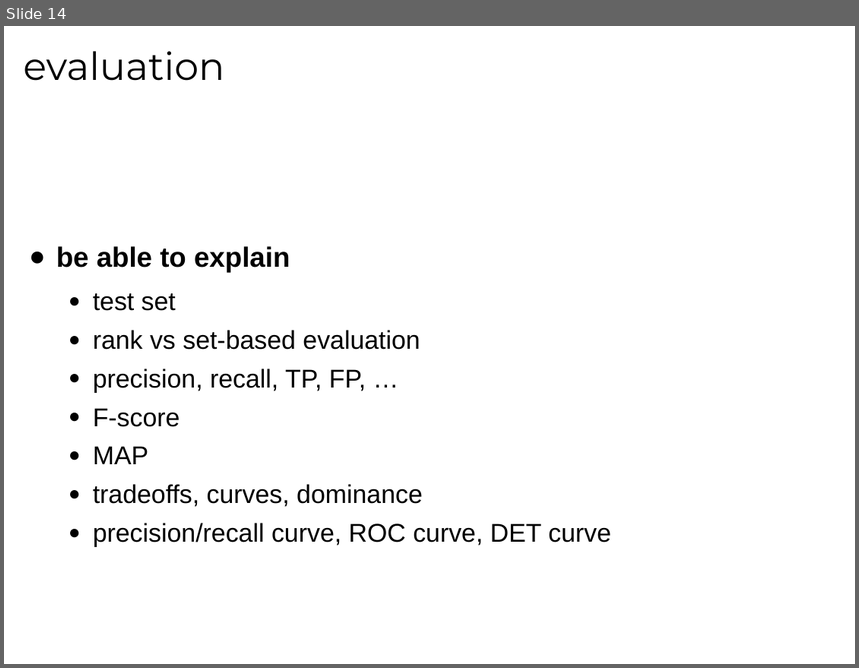
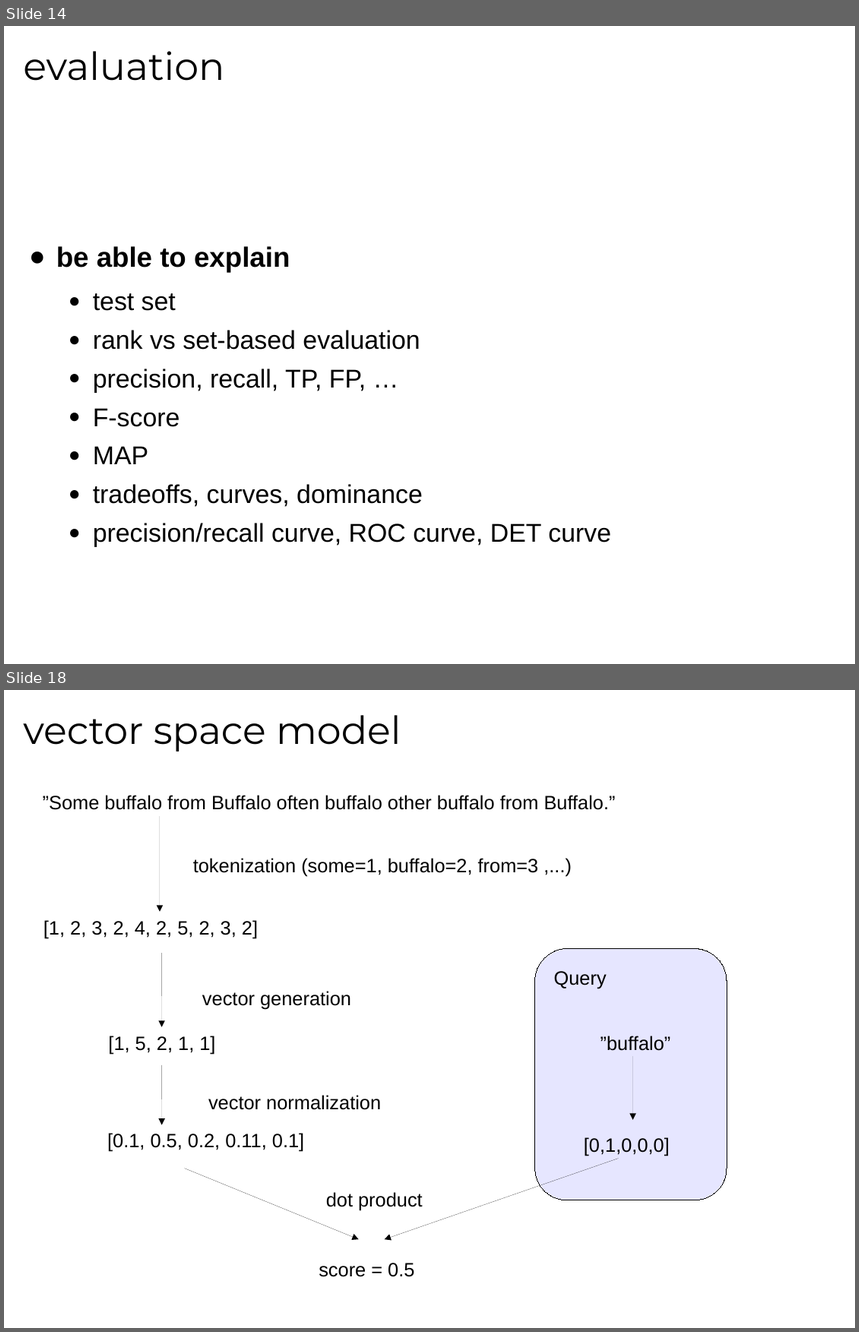
Before and after one commit to tmbdev-teaching/teaching-mmir, a slide deck: 01-ir.odp. Shown one above the other, each under a label of ours: slide 14 before the commit, slides 14 and 18 after it; the slides between them are not shown. The pictures are 859x668 and 859x1332 pixels, drawn with LibreOffice and Linux fonts; fonts in the diff are those of the drawing. Boxes give left, top, right and bottom in pixels: in the first picture for what was removed or moved away, otherwise in the second. Text is boxed around its words. In the diff, an @@ line names an element or a change of style, - is before the commit and + after.

Commit message:
More lecture 1 stuff.

```diff
--- a/01-ir.odp
+++ b/01-ir.odp
@@ slide 18 added at (4, 690, 855, 1328), background #FFFFFF @@
@@ title added at (23, 715, 401, 752), 36 pt, text #000000 @@
+vector space model
@@ text added at (43, 795, 616, 810), 18 pt, text #000000 @@
+”Some buffalo from Buffalo often buffalo other buffalo from Buffalo.”
@@ arrow added from (160, 816) to (160, 912), #000000 0 pt @@
@@ text added at (193, 858, 539, 877), 18 pt, text #000000 @@
+tokenization (some=1, buffalo=2, from=3 ,...)
@@ text added at (44, 920, 258, 939), 18 pt, text #000000 @@
+[1, 2, 3, 2, 4, 2, 5, 2, 3, 2]
@@ arrow added from (161, 954) to (161, 1027), #000000 0 pt @@
@@ freeform shape added at (535, 948, 727, 1201), fill #E6E6FF, outline #000000 0 pt @@
@@ text added at (554, 971, 607, 989), 18 pt, text #000000 @@
+Query
@@ text added at (202, 991, 351, 1010), 18 pt, text #000000 @@
+vector generation
@@ text added at (108, 1036, 215, 1054), 18 pt, text #000000 @@
+[1, 5, 2, 1, 1]
@@ text added at (601, 1036, 671, 1051), 18 pt, text #000000 @@
+”buffalo”
@@ arrow added from (161, 1065) to (161, 1125), #000000 0 pt @@
@@ arrow added from (633, 1057) to (633, 1120), #000000 0 pt @@
@@ text added at (208, 1095, 381, 1110), 18 pt, text #000000 @@
+vector normalization
@@ text added at (107, 1133, 304, 1152), 18 pt, text #000000 @@
+[0.1, 0.5, 0.2, 0.11, 0.1]
@@ text added at (584, 1138, 670, 1156), 18 pt, text #000000 @@
+[0,1,0,0,0]
@@ arrow added from (619, 1159) to (385, 1240), #000000 0 pt @@
@@ arrow added from (185, 1169) to (358, 1240), #000000 0 pt @@
@@ text added at (326, 1192, 423, 1211), 18 pt, text #000000 @@
+dot product
@@ text added at (319, 1263, 414, 1277), 18 pt, text #000000 @@
+score = 0.5
```
Also in this commit, not shown: 11 other slides added.
